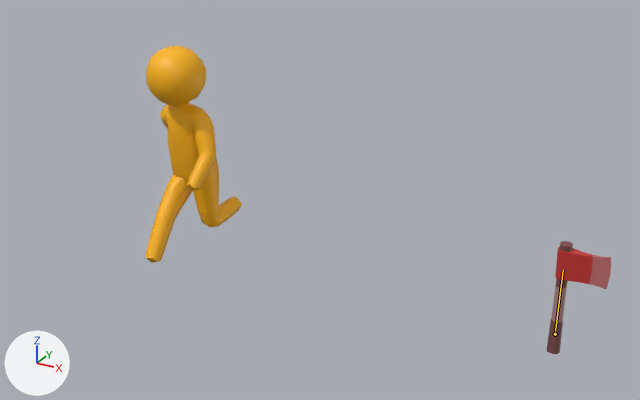
The FBX model LittleUniverse/Assets/Model/Player/StcikMan/sticky_model_anim_v4.fbx, before and after one commit.
One viewpoint serves both versions: a 50 mm camera at (0.082, -0.1069, 0.0684) aimed at (0.0255, -0.0042, 0.017). Arrows for +X, +Y and +Z are at lower left; the lights stay in place. Both versions are drawn at frame 70 of the action 'run'; the numbers are the values there. The bones that change are drawn over the model as lines.

The first picture shows 'axe_geo', 'sticky_model_geo'.
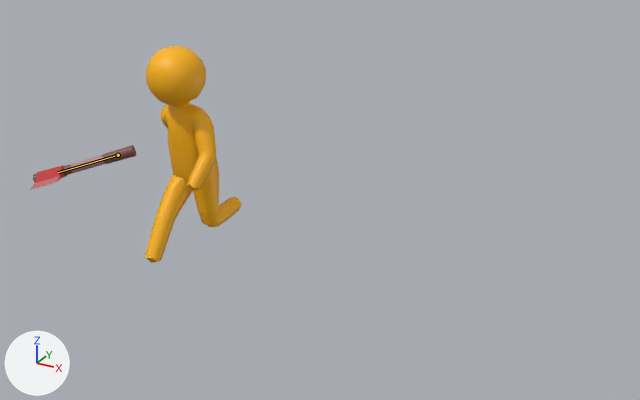
Changed parts and their boxes [x1, y1, x2, y2] in the pictures (640 x 400 px):
'axe_geo', posed (66% wider, 60% shorter): before [547, 241, 611, 354]; after [29, 145, 136, 190]
bone 'm_axe_jnt', root to tip: before (555, 334) to (563, 269); after (118, 155) to (58, 172)

The change in detail:
Bone 'm_axe_jnt' (bone_m_axe_jnt) moves from (6.0, 0.0, 0.0) to (-0.933, 1.591, 0.701).
Bone 'm_axe_jnt' (bone_m_axe_jnt) turns from (0, 0, 0) to (97, -57, 9) degrees about its own x, y and z.
